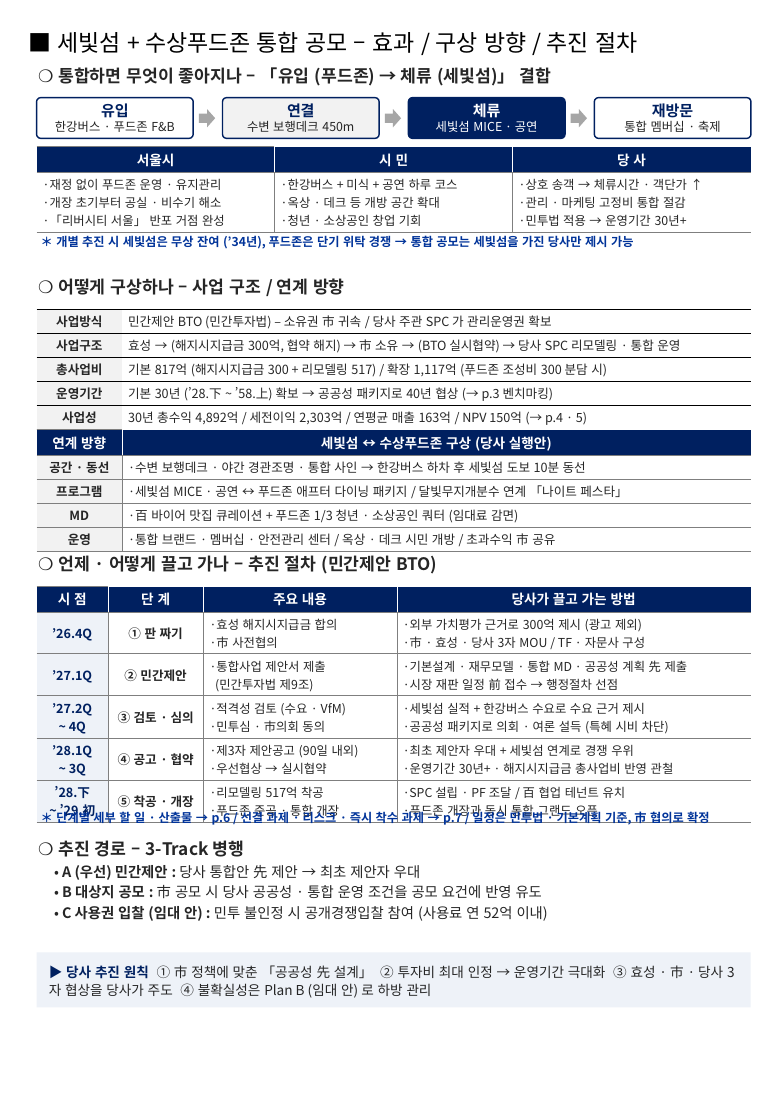
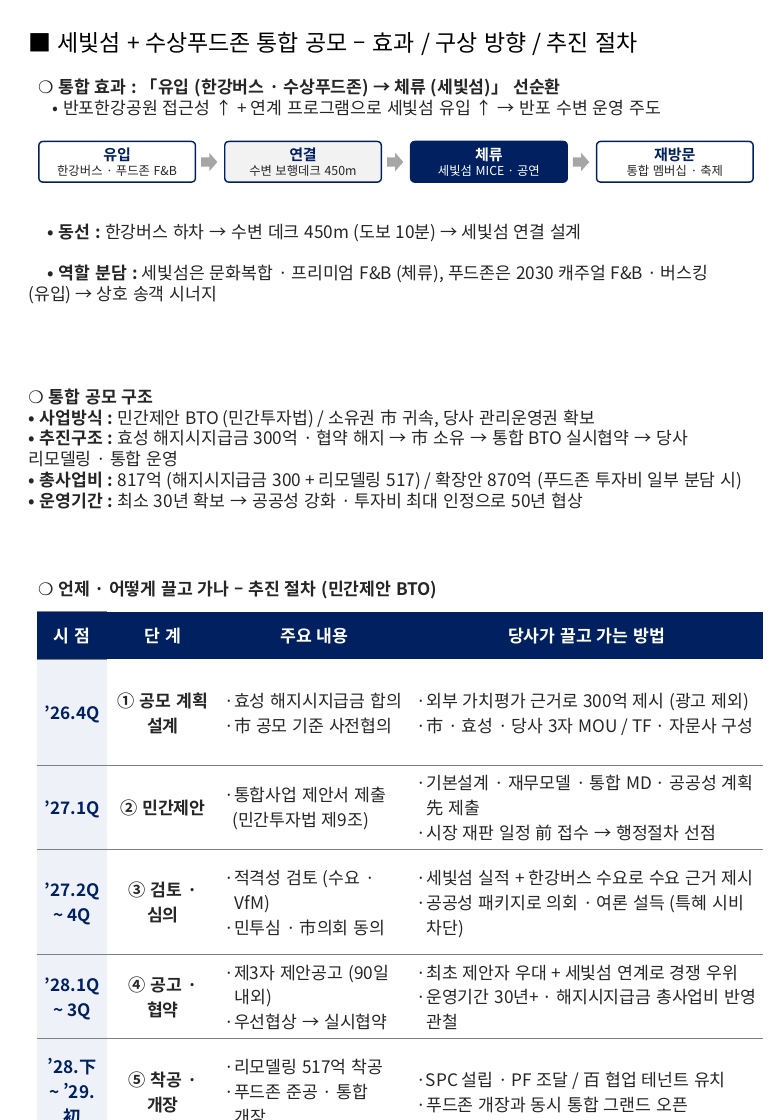
Before and after one commit to ukyung8822/test1, a slide deck: slide 2 of 세빛섬_인수변경안_보완.pptx. Drawn at 775x1120 pixels with LibreOffice and Linux fonts; fonts in the diff are those of the drawing. Boxes give left, top, right and bottom in pixels: in the first picture for what was removed or moved away, otherwise in the second. Text is boxed around its words. In the diff, an @@ line names an element or a change of style, - is before the commit and + after.

```diff
--- a/세빛섬_인수변경안_보완.pptx
+++ b/세빛섬_인수변경안_보완.pptx
@@ text at bbox=[28, 78, 743, 509]: text changed; bold off @@
-❍ 통합하면 무엇이 좋아지나 – 「유입 (푸드존) → 체류 (세빛섬)」 결합
+❍ 통합 효과 : 「유입 (한강버스 · 수상푸드존) → 체류 (세빛섬)」 선순환
+• 반포한강공원 접근성 ↑ + 연계 프로그램으로 세빛섬 유입 ↑ → 반포 수변 운영 주도
+• 동선 : 한강버스 하차 → 수변 데크 450m (도보 10분) → 세빛섬 연결 설계
+• 역할 분담 : 세빛섬은 문화복합 · 프리미엄 F&B (체류), 푸드존은 2030 캐주얼 F&B · 버스킹 (유입) → 상호 송객 시너지
+❍ 통합 공모 구조
+• 사업방식 : 민간제안 BTO (민간투자법) / 소유권 市 귀속, 당사 관리운영권 확보
+• 추진구조 : 효성 해지시지급금 300억 · 협약 해지 → 市 소유 → 통합 BTO 실시협약 → 당사 리모델링 · 통합 운영
+• 총사업비 : 817억 (해지시지급금 300 + 리모델링 517) / 확장안 870억 (푸드존 투자비 일부 분담 시)
+• 운영기간 : 최소 30년 확보 → 공공성 강화 · 투자비 최대 인정으로 50년 협상
@@ table removed at bbox=[36, 147, 749, 230], 2 rows, 3 columns @@
-서울시 | 시 민 | 당 사
-·재정 없이 푸드존 운영 · 유지관리 / ·개장 초기부터 공실 · 비수기 해소 / ·「리버시티 서울」 반포 거점 완성 | ·한강버스 + 미식 + 공연 하루 코스 / ·옥상 · 데크 등 개방 공간 확대 / ·청년 · 소상공인 창업 기회 | ·상호 송객 → 체류시간 · 객단가 ↑ / ·관리 · 마케팅 고정비 통합 절감 / ·민투법 적용 → 운영기간 30년+
@@ rounded rectangle "체류": place and size @@
-rounded rectangle "체류" at bbox=[408, 97, 565, 137]
+rounded rectangle "체류" at bbox=[410, 142, 567, 182]
@@ rounded rectangle "재방문": place and size @@
-rounded rectangle "재방문" at bbox=[594, 97, 751, 137]
+rounded rectangle "재방문" at bbox=[596, 142, 753, 182]
@@ 3 right arrows, 2 rounded rectangles: place and size @@
-3 right arrows, 2 rounded rectangles at bbox=[36, 97, 587, 137]
+3 right arrows, 2 rounded rectangles at bbox=[39, 142, 590, 182]
@@ text removed at bbox=[56, 235, 633, 249] @@
-＊ 개별 추진 시 세빛섬은 무상 잔여 (’34년), 푸드존은 단기 위탁 경쟁 → 통합 공모는 세빛섬을 가진 당사만 제시 가능
@@ text removed at bbox=[58, 278, 345, 295] @@
-❍ 어떻게 구상하나 – 사업 구조 / 연계 방향
@@ table removed at bbox=[36, 309, 750, 429], 5 rows, 2 columns @@
-사업방식 | 민간제안 BTO (민간투자법) – 소유권 市 귀속 / 당사 주관 SPC 가 관리운영권 확보
-사업구조 | 효성 → (해지시지급금 300억, 협약 해지) → 市 소유 → (BTO 실시협약) → 당사 SPC 리모델링 · 통합 운영
-총사업비 | 기본 817억 (해지시지급금 300 + 리모델링 517) / 확장 1,117억 (푸드존 조성비 300 분담 시)
-운영기간 | 기본 30년 (’28.下 ~ ’58.上) 확보 → 공공성 패키지로 40년 협상 (→ p.3 벤치마킹)
-사업성 | 30년 총수익 4,892억 / 세전이익 2,303억 / 연평균 매출 163억 / NPV 150억 (→ p.4 · 5)
@@ table removed at bbox=[36, 429, 750, 549], 5 rows, 2 columns @@
-연계 방향 | 세빛섬 ↔ 수상푸드존 구상 (당사 실행안)
-공간 · 동선 | ·수변 보행데크 · 야간 경관조명 · 통합 사인 → 한강버스 하차 후 세빛섬 도보 10분 동선
-프로그램 | ·세빛섬 MICE · 공연 ↔ 푸드존 애프터 다이닝 패키지 / 달빛무지개분수 연계 「나이트 페스타」
-MD | ·百 바이어 맛집 큐레이션 + 푸드존 1/3 청년 · 소상공인 쿼터 (임대료 감면)
-운영 | ·통합 브랜드 · 멤버십 · 안전관리 센터 / 옥상 · 데크 시민 개방 / 초과수익 市 공유
@@ text "❍ 언제 · 어떻게 끌고 ...": place and size @@
-text "❍ 언제 · 어떻게 끌고 ..." at bbox=[58, 555, 437, 574]
+text "❍ 언제 · 어떻게 끌고 ..." at bbox=[58, 580, 437, 599]
@@ table at bbox=[36, 611, 763, 1117] @@
-row 2, column 2: ① 판 짜기
+row 2, column 2: ① 공모 계획 설계
-row 2, column 3: ·효성 해지시지급금 합의 / ·市 사전협의
+row 2, column 3: ·효성 해지시지급금 합의 / ·市 공모 기준 사전협의
@@ size 9.5 to 12 pt in "시 점", "단 계", "주요 내용", "당사가 끌고 가는 방법" @@
@@ size 8.8 to 12 pt in "’26.4Q", "’27.1Q", "② 민간제안", "’27.2Q" and 8 more places @@
@@ size 8.6 to 12 pt in "·외부 가치평가 근거로 300억 제시 (광고 제외)", "·市 · 효성 · 당사 3자 MOU ...", "·통합사업 제안서 제출", "(민간투자법 제9조)" and 14 more places @@
@@ borders changed @@
@@ table: place and size @@
-table at bbox=[36, 586, 751, 824]
+table at bbox=[36, 611, 763, 1117]
@@ text removed at bbox=[56, 809, 709, 826] @@
-＊ 단계별 세부 할 일 · 산출물 → p.6 / 선결 과제 · 리스크 · 즉시 착수 과제 → p.7 / 일정은 민투법 · 기본계획 기준, 市 협의로 확정
@@ text removed at bbox=[58, 840, 548, 921] @@
-❍ 추진 경로 – 3-Track 병행
-• A (우선) 민간제안 : 당사 통합안 先 제안 → 최초 제안자 우대
-• B 대상지 공모 : 市 공모 시 당사 공공성 · 통합 운영 조건을 공모 요건에 반영 유도
-• C 사용권 입찰 (임대 안) : 민투 불인정 시 공개경쟁입찰 참여 (사용료 연 52억 이내)
@@ rectangle removed at bbox=[36, 952, 750, 1006] @@
-▶ 당사 추진 원칙 ① 市 정책에 맞춘 「공공성 先 설계」 ② 투자비 최대 인정 → 운영기간 극대화 ③ 효성 · 市 · 당사 3자 협상을 당사가 주도 ④ 불확실성은 Plan B (임대 안) 로 하방 관리
```
Also in this commit, not shown: 2 other slides changed.
